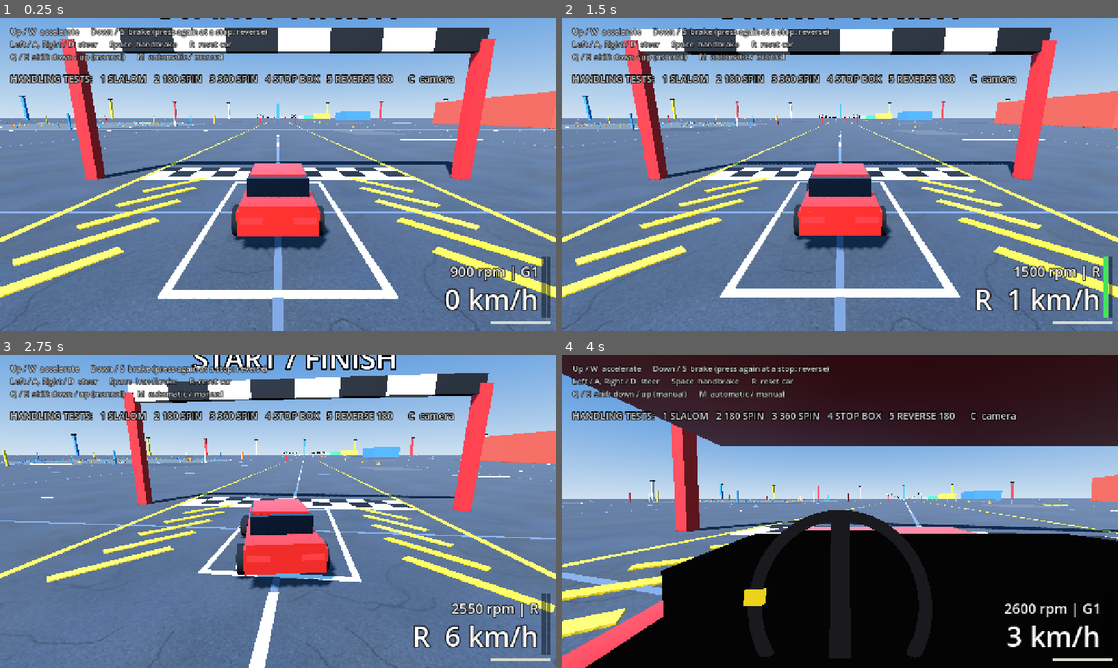
Above: before the commit, frames 1-4 (two rows, left to right).
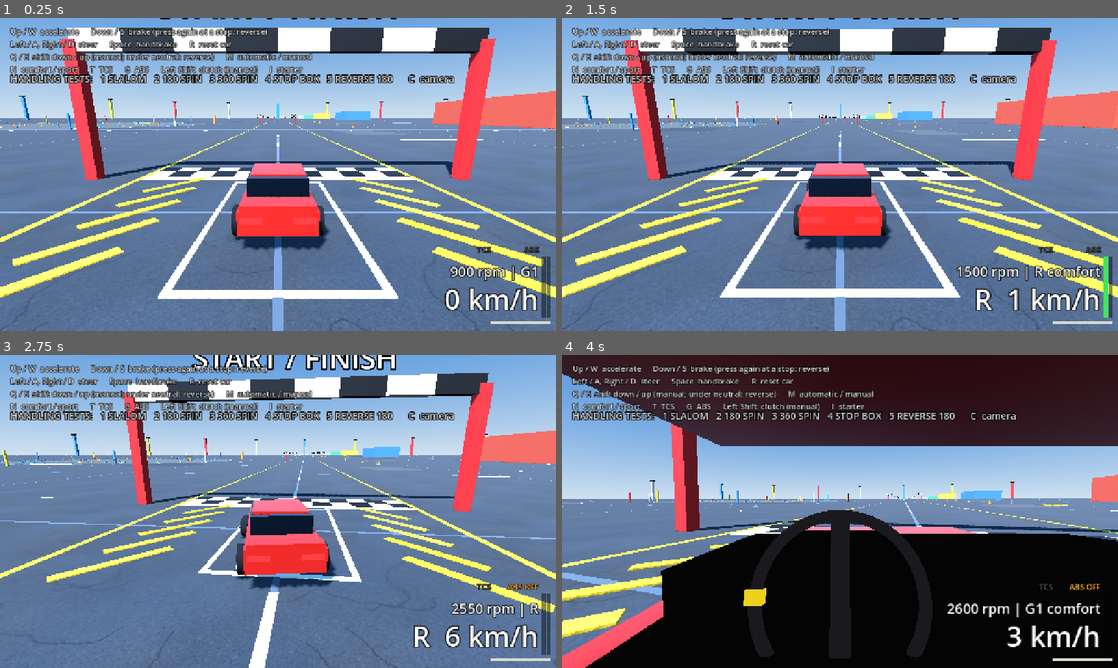
Above: after the commit, the same moments.

Repository: kokosro/factory-driver
Game: Godot game, scene res://scenes/main.tscn
Two runs of this game, one before a commit and one after it. Both use one fixed random seed, a clock stepped at 60 frames per second and the inputs below.
Inputs:
- Up to frame 1 (0.25 s): no input
- Up to frame 2 (1.5 s): tap Enter at 0.5 s; hold Right (steer_right) 0.53-1.28 s; hold I (starter) 0.53-1.28 s; tap N (gearbox_mode) at 0.6 s; hold Down (brake) from 1.28 s (still down); tap I (starter) at 1.35 s
- Up to frame 3 (2.75 s): tap N (gearbox_mode) at 1.55 s; release Down (brake) at 2.03 s; hold Right (steer_right) from 2.03 s (still down); hold I (starter) from 2.03 s (still down); tap G (abs_toggle) at 2.1 s
- Up to frame 4 (4 s): release Right (steer_right) at 2.78 s; release I (starter) at 2.78 s; hold Up (accelerate) 2.78-3.53 s; tap C (camera_cycle) at 2.85 s; tap N (gearbox_mode) at 3.05 s; hold Left (steer_left) from 3.53 s (still down); hold Shift (clutch_pedal) from 3.53 s (still down); tap I (starter) at 3.8 s

The runs differ from the first frame. In frame 1, 1.5% of the frame differs, in the area x 1-97%, y 11-76%; in frame 2, 2.3%, in the area x 1-97%, y 11-84%; in frame 3, 1.5%; in frame 4, 1.6%.

Commit message:
HUD: lamps for the two driver aids, the tach names comfort and a stall - TCS and ABS over the tach, dim while the aid is on (the default: nothing to look at), amber with OFF behind the letters once it is switched off (set_aid_lamp); the tach line says 'comfort' on the automatic's comfort program (sport goes unmentioned, the labels the suite reads are as they were) and '| STALL' once the engine has stopped; the controls text names the new keys

Diff:
--- a/scenes/hud.tscn
+++ b/scenes/hud.tscn
@@ -126,6 +126,46 @@
 grow_vertical = 2
 mouse_filter = 2
 color = Color(0.85, 0.85, 0.8, 1)
+
+[node name="TcsLamp" type="Label" parent="."]
+anchors_preset = 3
+anchor_left = 1.0
+anchor_top = 1.0
+anchor_right = 1.0
+anchor_bottom = 1.0
+offset_left = -250.0
+offset_top = -200.0
+offset_right = -150.0
+offset_bottom = -174.0
+grow_horizontal = 0
+grow_vertical = 0
+theme_override_colors/font_color = Color(1, 1, 1, 0.35)
+theme_override_colors/font_outline_color = Color(0, 0, 0, 1)
+theme_override_constants/outline_size = 6
+theme_override_font_sizes/font_size = 18
+text = "TCS"
+horizontal_alignment = 2
+vertical_alignment = 2
+
+[node name="AbsLamp" type="Label" parent="."]
+anchors_preset = 3
+anchor_left = 1.0
+anchor_top = 1.0
+anchor_right = 1.0
+anchor_bottom = 1.0
+offset_left = -140.0
+offset_top = -200.0
+offset_right = -40.0
+offset_bottom = -174.0
+grow_horizontal = 0
+grow_vertical = 0
+theme_override_colors/font_color = Color(1, 1, 1, 0.35)
+theme_override_colors/font_outline_color = Color(0, 0, 0, 1)
+theme_override_constants/outline_size = 6
+theme_override_font_sizes/font_size = 18
+text = "ABS"
+horizontal_alignment = 2
+vertical_alignment = 2
 
 [node name="ControlsLabel" type="Label" parent="."]
 offset_left = 24.0
@@ -138,7 +178,8 @@
 theme_override_font_sizes/font_size = 18
 text = "Up / W  accelerate      Down / S  brake (press again at a stop: reverse)
 Left / A, Right / D  steer      Space  handbrake      R  reset car
-Q / E  shift down / up (manual)      M  automatic / manual"
+Q / E  shift down / up (manual; under neutral: reverse)      M  automatic / manual
+N  comfort / sport      T  TCS      G  ABS      Left Shift  clutch (manual)      I  starter"
 
 [node name="MissionLabel" type="Label" parent="."]
 offset_left = 24.0
--- a/scripts/hud.gd
+++ b/scripts/hud.gd
@@ -1,7 +1,8 @@
 class_name HUD
 extends CanvasLayer
 ## Minimal driving HUD: speed, plus a tach line (engine RPM and gear), the two
-## pedal bars so the driving feel can be checked, and the fuel bar. The mission line and
+## pedal bars so the driving feel can be checked, the fuel bar, and a lamp each
+## for the two driver aids. The mission line and
 ## banner only show what they are handed (see scripts/mission_manager.gd).
 
 ## Tach text colour normally and from ArcadeCar.SHIFT_LIGHT_RPM up.
@@ -16,6 +17,12 @@
 const FUEL_RESERVE_FRACTION := 0.15
 const FUEL_LOW_FRACTION := 0.08
 
+## The driver aids' lamps (TCS, ABS): dim while the aid is on, which is how the
+## car starts and nothing to look at; lit in the fuel bar's amber, with OFF
+## behind the letters, once it has been switched off.
+const AID_ON_COLOR := Color(1, 1, 1, 0.35)
+const AID_OFF_COLOR := Color(1.0, 0.7, 0.15, 1)
+
 @export var car: ArcadeCar
 
 @onready var _speed_label: Label = $SpeedLabel
@@ -26,6 +33,8 @@
 @onready var _throttle_bar: ColorRect = $ThrottleBarBack/ThrottleBar
 @onready var _brake_bar: ColorRect = $BrakeBarBack/BrakeBar
 @onready var _fuel_bar: ColorRect = $FuelBarBack/FuelBar
+@onready var _tcs_lamp: Label = $TcsLamp
+@onready var _abs_lamp: Label = $AbsLamp
 
 
 func _process(_delta: float) -> void:
@@ -38,12 +47,19 @@
 	var gear_name := "R" if reversing else ("N" if car.gear == 0 else "G%d" % car.gear)
 	if not car.automatic:
 		gear_name += " M"
+	elif car.gearbox_mode == ArcadeCar.GearboxMode.COMFORT:
+		# SPORT is the program the car starts in and goes unmentioned.
+		gear_name += " comfort"
+	if not car.engine_running:
+		gear_name += " | STALL"
 	# The engine's own speed (ArcadeCar.engine_omega, as rpm): it free-revs,
 	# flares on a slipping clutch and bounces off the limiter, whatever the road
 	# speed does. Rounded to 50 rpm so the readout does not flicker.
 	_rpm_label.text = "%d rpm | %s" % [roundi(car.engine_rpm / 50.0) * 50, gear_name]
 	var near_redline := car.engine_rpm >= ArcadeCar.SHIFT_LIGHT_RPM
 	_rpm_label.add_theme_color_override("font_color", TACH_REDLINE_COLOR if near_redline else TACH_COLOR)
+	set_aid_lamp(_tcs_lamp, "TCS", car.tcs_on)
+	set_aid_lamp(_abs_lamp, "ABS", car.abs_on)
 
 
 ## The pedal bars follow the pedals tick by tick (ArcadeCar.throttle_pedal /
@@ -81,6 +97,13 @@
 		_fuel_bar.color = FUEL_COLOR
 
 
+## A driver aid's lamp: its letters (`aid`), dim while it is `on`, amber and
+## marked OFF once it is not.
+func set_aid_lamp(lamp: Label, aid: String, on: bool) -> void:
+	lamp.text = aid if on else aid + " OFF"
+	lamp.add_theme_color_override("font_color", AID_ON_COLOR if on else AID_OFF_COLOR)
+
+
 ## A bar is a full-size rectangle scaled down from its foot (pivot_offset in
 ## hud.tscn), or, lying flat (`flat`), from its left end: no layout, no text.
 ## Empty it is hidden, never scaled to nothing. Returns how full it is, 0..1.
